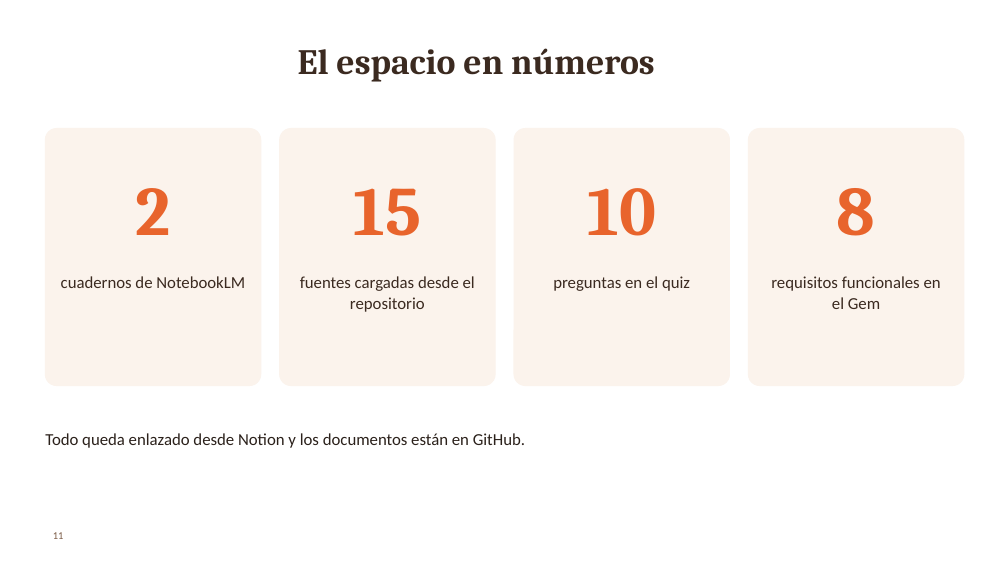
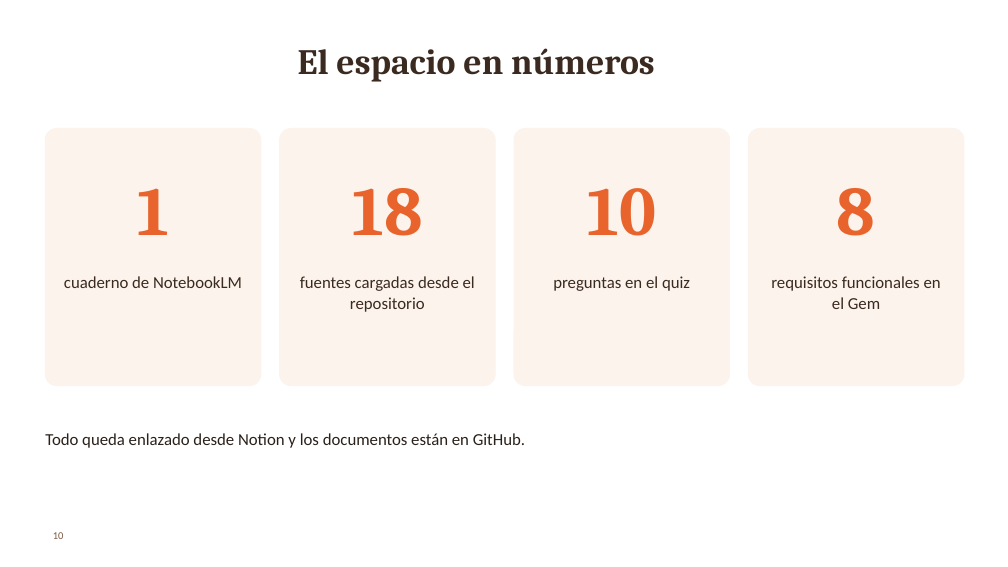
Before and after one commit to Ricardo-lainez/RicardoLainez36838_G5_ADSW, a slide deck: slide 10 of Informe final/Presentacion_PARA_Bocatto_G5.pptx (slide 11 before the commit). Drawn at 1008x567 pixels with LibreOffice and Linux fonts; fonts in the diff are those of the drawing; background and template pictures are left out. Boxes give left, top, right and bottom in pixels: in the first picture for what was removed or moved away, otherwise in the second. Text is boxed around its words. In the diff, an @@ line names an element or a change of style, - is before the commit and + after.

```diff
--- a/Informe final/Presentacion_PARA_Bocatto_G5.pptx
+++ b/Informe final/Presentacion_PARA_Bocatto_G5.pptx
@@ text at box(137, 188, 169, 235): text changed @@
-2
+1
@@ text at box(352, 188, 422, 236): text changed @@
-15
+18
@@ text at box(64, 276, 242, 288): text changed @@
-cuadernos de NotebookLM
+cuaderno de NotebookLM
@@ page number at box(53, 532, 64, 539): text changed @@
-11
+10
```
Also in this commit, not shown: 3 other slides changed, 1 slide removed, 14 other files.
